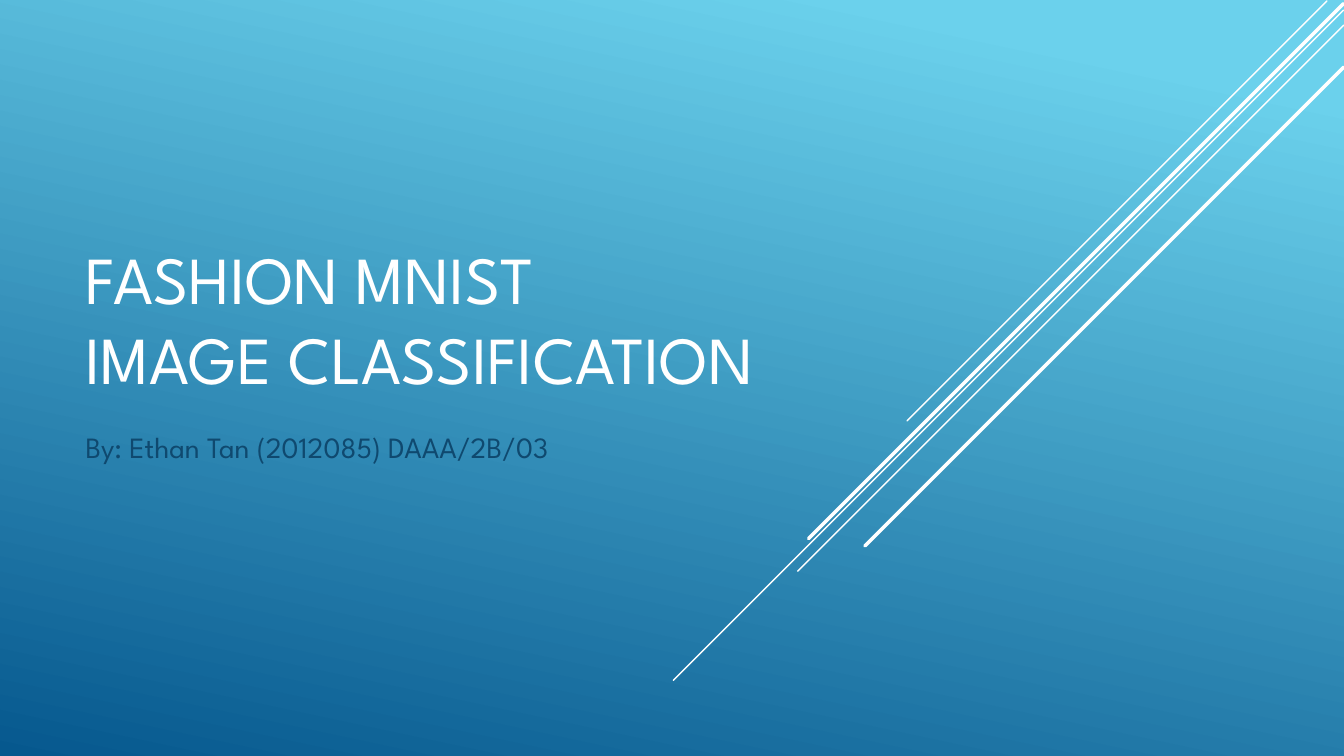
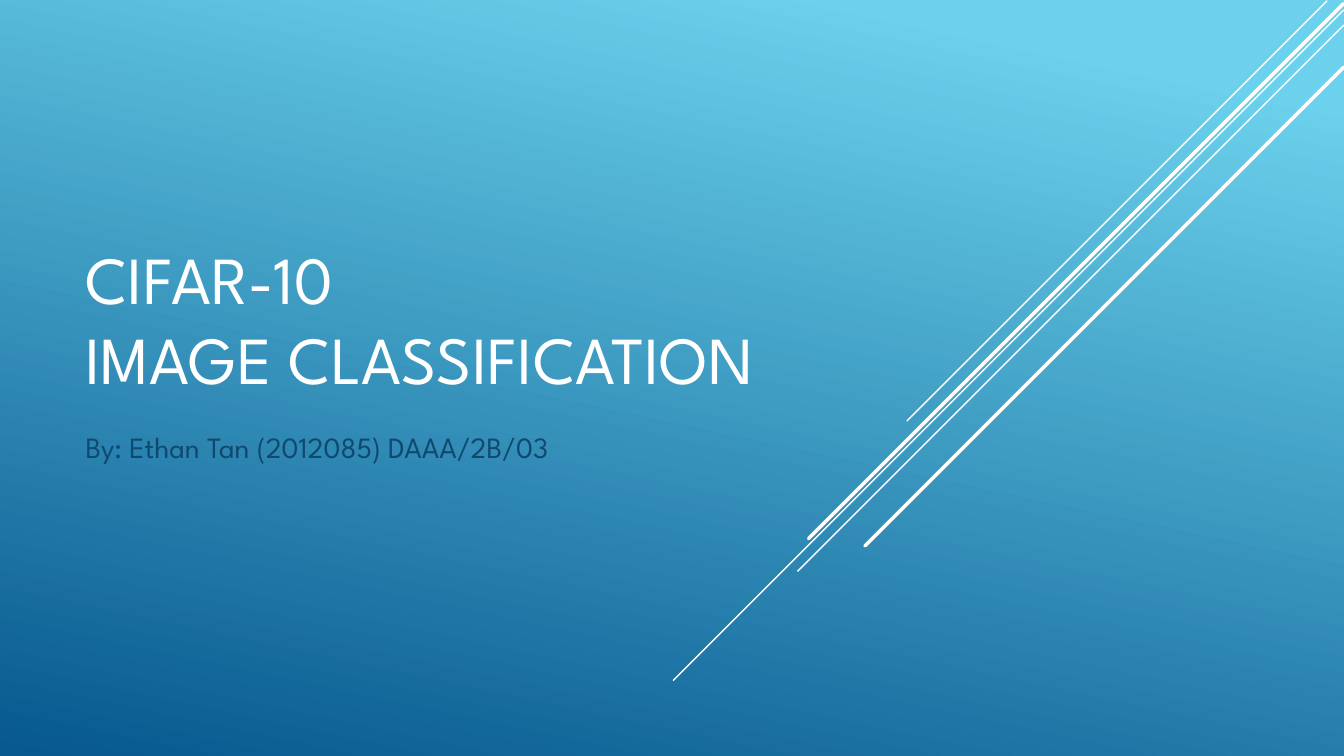
Before and after one commit to ethanolx/Fashion-CIFAR10-CV-py, a slide deck: slide 1 of doc/part-b.pptx. Drawn at 1344x756 pixels with LibreOffice and Linux fonts; fonts in the diff are those of the drawing. Boxes give left, top, right and bottom in pixels: in the first picture for what was removed or moved away, otherwise in the second. Text is boxed around its words. In the diff, an @@ line names an element or a change of style, - is before the commit and + after.

```diff
--- a/doc/part-b.pptx
+++ b/doc/part-b.pptx
@@ title at box(86, 259, 753, 385): text changed @@
-FASHION MNIST
-IMAGE CLASSIFICATION
+CIFAR-10
+IMAGE CLASSIFICATION
```
Also in this commit, not shown: 3 other slides changed, 5 slides added, 4 slides removed, 9 other files.
